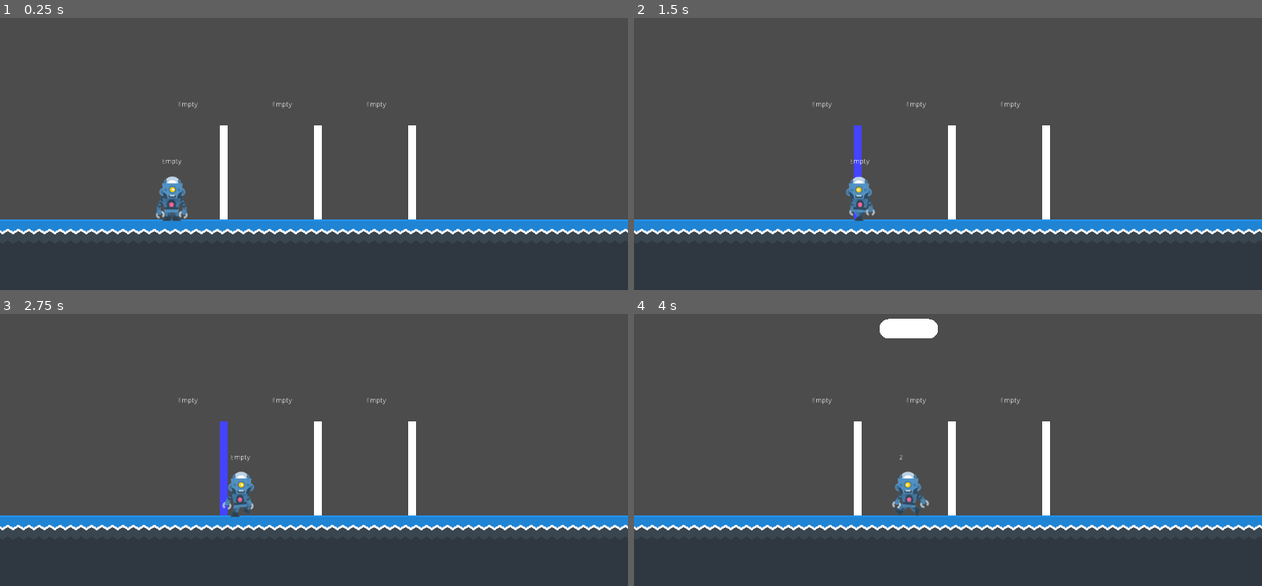
Above: before the commit, frames 1-4 (two rows, left to right).
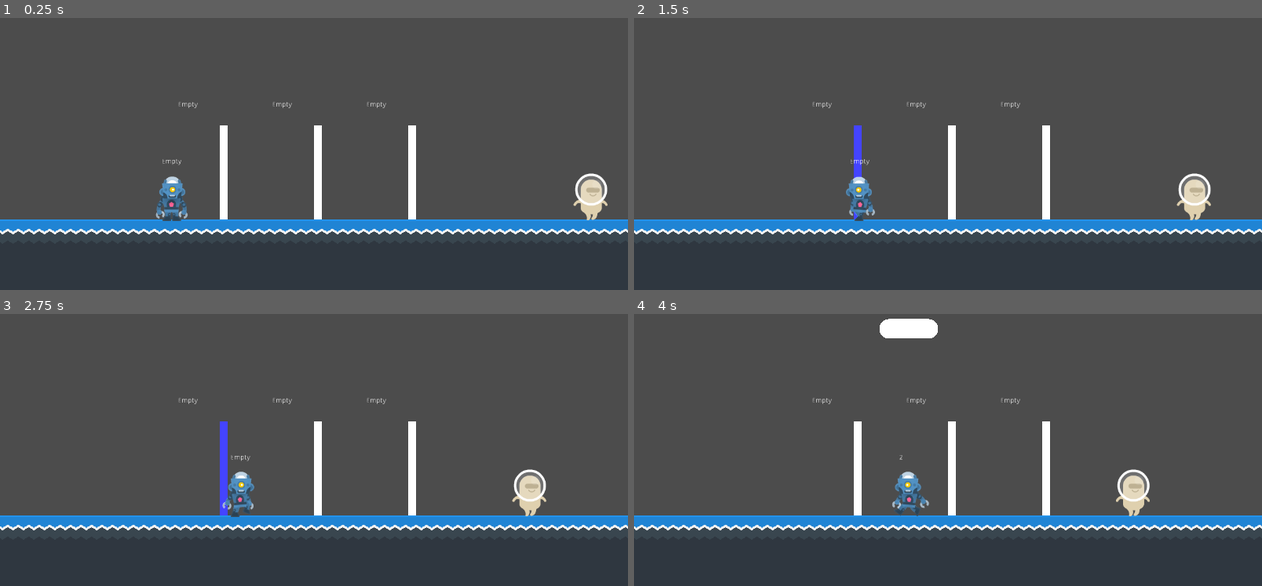
Above: after the commit, the same moments.

Repository: hermitt88/Hanoi-TD
Game: Godot game, scene res://Main.tscn
Same seed, same stepped clock (60 frames per second), same inputs: the game is played once before the commit and once after it.
Inputs:
- Up to frame 1 (0.25 s): no input
- Up to frame 2 (1.5 s): tap Enter (ui_accept) at 0.5, 0.77 s; hold Right (ui_right) 0.53-1.28 s; hold Left (ui_left) from 1.28 s (still down)
- Up to frame 3 (2.75 s): tap Enter (ui_accept) at 1.52 s; release Left (ui_left) at 2.03 s; hold Right (ui_right) from 2.03 s (still down)
- Up to frame 4 (4 s): tap Enter (ui_accept) at 3.02, 3.77 s; release Right (ui_right) at 3.53 s; hold Left (ui_left) from 3.53 s (still down)

The runs differ from the first frame. In frame 1, 0.7% of the frame differs, in the area x 91-97%, y 57-75%; in frame 2, 0.7%; in frame 3, 0.7%, in the area x 81-87%, y 57-75%; in frame 4, 0.7%.

Commit message:
moon-walking AlienBeige

Diff:
--- /dev/null
+++ b/AlienBeige.gd
@@ -0,0 +1,6 @@
+extends Node2D
+
+#func _ready():
+
+func _process(_delta):
+	$AnimatedSprite.play("walk")
--- /dev/null
+++ b/AlienBeige.tscn
@@ -0,0 +1,28 @@
+[gd_scene load_steps=7 format=2]
+
+[ext_resource path="res://assets/enemies/alienBeige.png" type="Texture" id=1]
+[ext_resource path="res://assets/enemies/alienBeige_walk2.png" type="Texture" id=2]
+[ext_resource path="res://assets/enemies/alienBeige_stand.png" type="Texture" id=3]
+[ext_resource path="res://assets/enemies/alienBeige_walk1.png" type="Texture" id=4]
+[ext_resource path="res://AlienBeige.gd" type="Script" id=5]
+
+[sub_resource type="SpriteFrames" id=1]
+animations = [ {
+"frames": [ ExtResource( 1 ), ExtResource( 3 ) ],
+"loop": true,
+"name": "idle",
+"speed": 0.5
+}, {
+"frames": [ ExtResource( 4 ), ExtResource( 2 ) ],
+"loop": true,
+"name": "walk",
+"speed": 5.0
+} ]
+
+[node name="AlienBeige" type="Node2D"]
+script = ExtResource( 5 )
+
+[node name="AnimatedSprite" type="AnimatedSprite" parent="."]
+position = Vector2( 0, -46 )
+frames = SubResource( 1 )
+animation = "walk"
--- /dev/null
+++ b/AlienPath.gd
@@ -0,0 +1,7 @@
+extends PathFollow2D
+
+var speed = 50
+
+func _process(delta):
+	var new_offset = get_offset() + speed * delta
+	set_offset(new_offset)
--- a/Main.tscn
+++ b/Main.tscn
@@ -1,12 +1,19 @@
-[gd_scene load_steps=6 format=2]
+[gd_scene load_steps=9 format=2]
 
 [ext_resource path="res://Map.tscn" type="PackedScene" id=1]
 [ext_resource path="res://Player.tscn" type="PackedScene" id=2]
 [ext_resource path="res://Main.gd" type="Script" id=3]
 [ext_resource path="res://testBox1.gd" type="Script" id=4]
+[ext_resource path="res://AlienPath.gd" type="Script" id=5]
+[ext_resource path="res://AlienBeige.tscn" type="PackedScene" id=6]
 
 [sub_resource type="RectangleShape2D" id=1]
 extents = Vector2( 8, 96 )
+
+[sub_resource type="Curve2D" id=2]
+_data = {
+"points": PoolVector2Array( 0, 0, 0, 0, 1216, 576, 0, 0, 0, 0, 0, 576 )
+}
 
 [node name="Main" type="Node2D"]
 script = ExtResource( 3 )
@@ -95,6 +102,16 @@
 collision_layer = 2
 collision_mask = 4
 
+[node name="Path2D" type="Path2D" parent="."]
+curve = SubResource( 2 )
+
+[node name="AlienPath" type="PathFollow2D" parent="Path2D"]
+position = Vector2( 1216, 576 )
+rotate = false
+script = ExtResource( 5 )
+
+[node name="AlienBeige" parent="Path2D/AlienPath" instance=ExtResource( 6 )]
+
 [connection signal="updateHand" from="." to="Player" method="_on_Main_updateHand"]
 [connection signal="updateTower" from="." to="Towers/testBox1" method="_on_Main_updateTower"]
 [connection signal="area_entered" from="Towers/testBox1" to="Towers/testBox1" method="_on_testBox_area_entered"]
--- a/Player.tscn
+++ b/Player.tscn
@@ -43,9 +43,6 @@
 position = Vector2( 0, 16 )
 shape = SubResource( 2 )
 
-[node name="Hand" type="Node2D" parent="."]
-position = Vector2( 0, -300 )
-
 [node name="Label" type="Label" parent="."]
 margin_left = -20.0
 margin_top = -64.0
